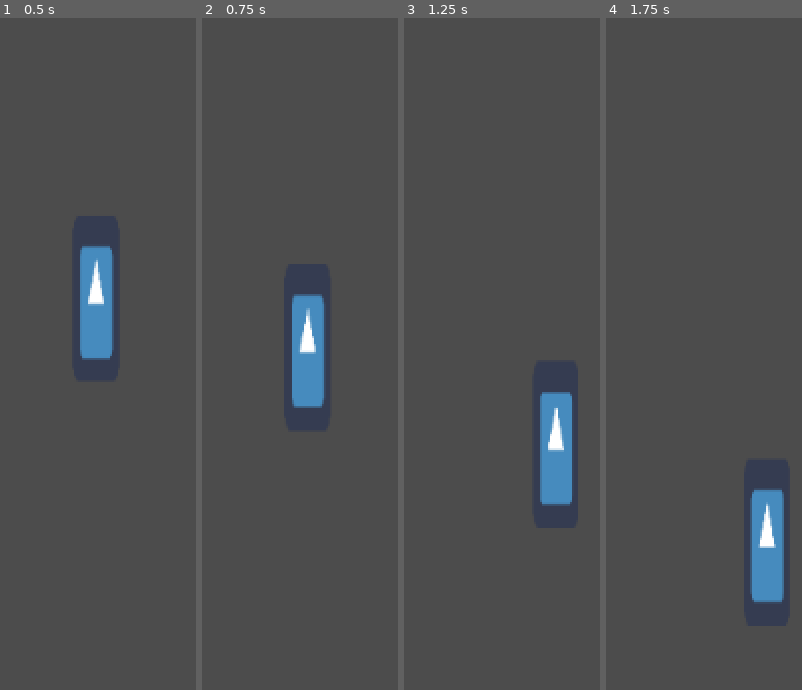
Above: before the commit, frames 1-4 (left to right).
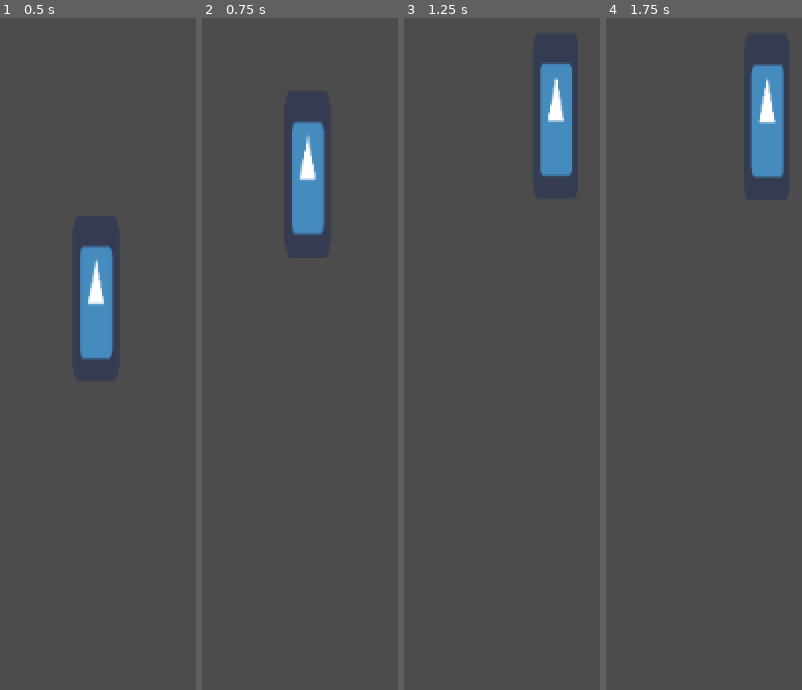
Above: after the commit, the same moments.

Repository: Spiderpat12/OmarDev1
Game: Godot game, scene res://Game.tscn
Two runs of this game, one before a commit and one after it. Both use one fixed random seed, a clock stepped at 60 frames per second and the inputs below. The project has no main scene, so this scene is started directly. The engine's default icon, where the game draws it, is replaced by a stand-in: a white triangle on a blue panel in a dark square.
Inputs:
- Up to frame 1 (0.5 s): no input
- Up to frame 2 (0.75 s): hold Right (ui_right) from 0.53 s (still down); tap Up (ui_up) at 0.6 s
- Up to frame 3 (1.25 s): keep holding Right (ui_right); tap Up (ui_up) at 0.77, 1.07 s
- Up to frame 4 (1.75 s): keep holding Right (ui_right); tap Up (ui_up) at 1.35, 1.52 s

Frame 1 is identical in both runs. In frame 2, 5.5% of the frame differs, in the area x 45-63%, y 15-59%; in frame 3, 5.5%; in frame 4, 5.8%, in the area x 73-91%, y 6-87%.

Commit message:
player 2

Diff:
--- a/project_whith_rayan/scripts/Player.gd
+++ b/project_whith_rayan/scripts/Player.gd
@@ -8,7 +8,14 @@
 
 var x : float
 var motion = Vector2()
+var chapters : int = 1
+var max_jump = 2
+var jump_count = 0
 
+
+func _ready():
+	chapters = 1
+	pass
 
 
 func _process(delta) -> void:
@@ -21,10 +28,8 @@
 	Movement(delta)
 	Gravity()
 	Jump()
-
-
-
-
+	chapters()
+	doubleJump()
 
 
 func Movement(delta) -> void:
@@ -35,13 +40,33 @@
 		motion.x = lerp(motion.x, 0, 5 * delta)
 
 
-
 func Gravity() -> void:
 	if !is_on_floor():
 		motion.y += gravity
 	pass
 
 
+func Jump() -> void:
+	if is_on_floor() && Input.is_action_just_pressed("ui_up") && chapters != 2:
+		motion.y = -jump
 
-func Jump() -> void:
-	pass
+func doubleJump() -> void:
+	if jump_count < max_jump && chapters == 2 or 3:
+		if Input.is_action_just_pressed("ui_up"):
+			motion.y = -jump
+			jump_count += 1
+	if is_on_floor() && jump_count != 0:
+		jump_count = 0
+
+
+
+func chapters() -> void:
+	match chapters:
+		1:
+			#roll_func
+			pass
+		2:
+			#roll_func
+			pass
+		3:
+			pass
